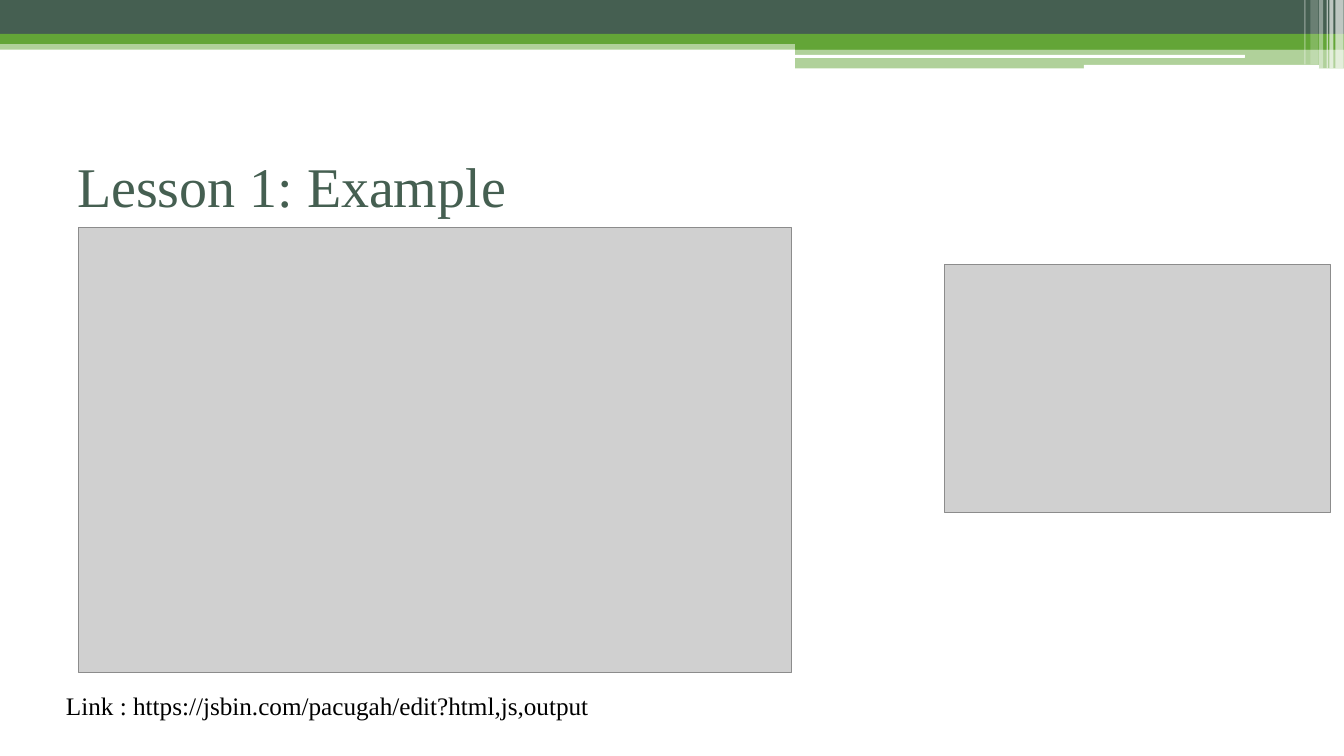
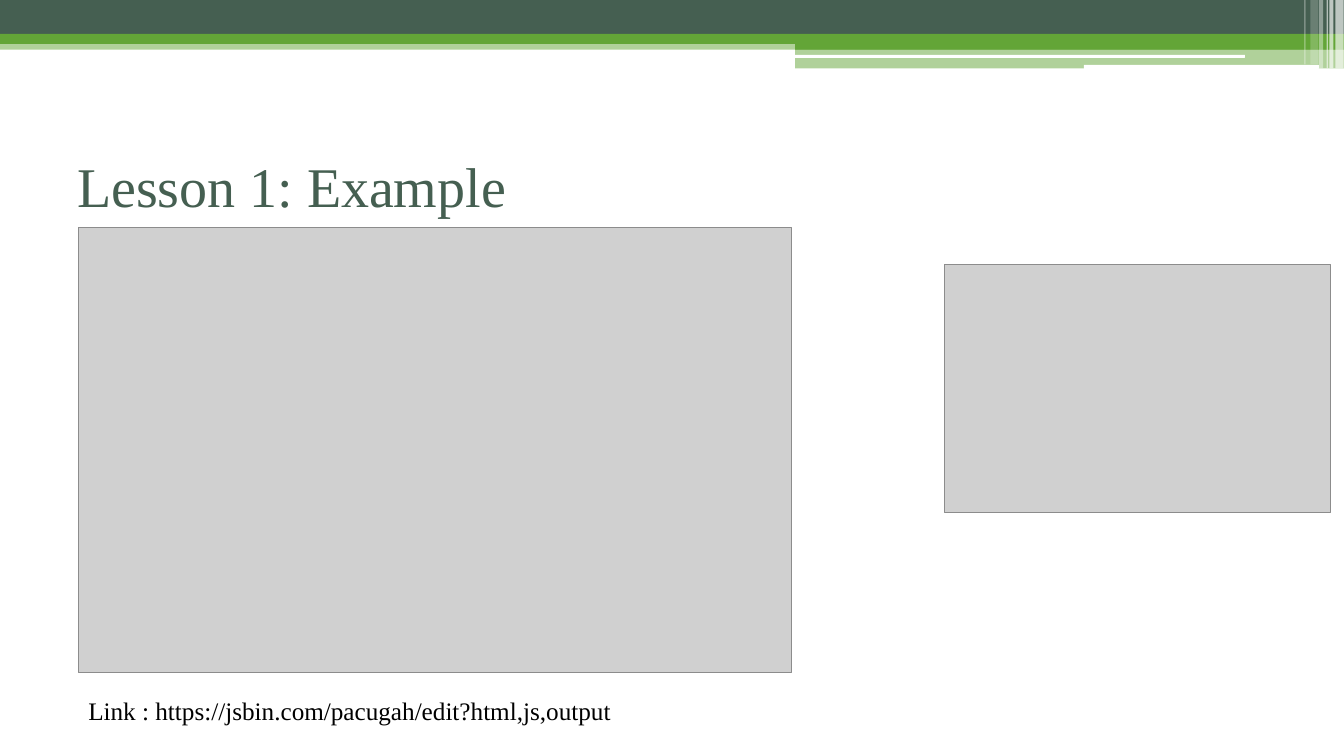
Before and after one commit to phamtuanchip/7dayswithvuejs, a slide deck: slide 6 of vuejs-2.0.pptx. Drawn at 1344x756 pixels with LibreOffice and Linux fonts; fonts in the diff are those of the drawing; grey boxes stand for pictures. Boxes give left, top, right and bottom in pixels: in the first picture for what was removed or moved away, otherwise in the second. Text is boxed around its words. In the diff, an @@ line names an element or a change of style, - is before the commit and + after.

Commit message:
update slide

```diff
--- a/vuejs-2.0.pptx
+++ b/vuejs-2.0.pptx
@@ text "Link : https://jsbin.com/pacugah/edit?html,js,output": place and size @@
-text "Link : https://jsbin.com/pacugah/edit?html,js,output" at [66,697,588,721]
+text "Link : https://jsbin.com/pacugah/edit?html,js,output" at [88,702,610,726]
```
